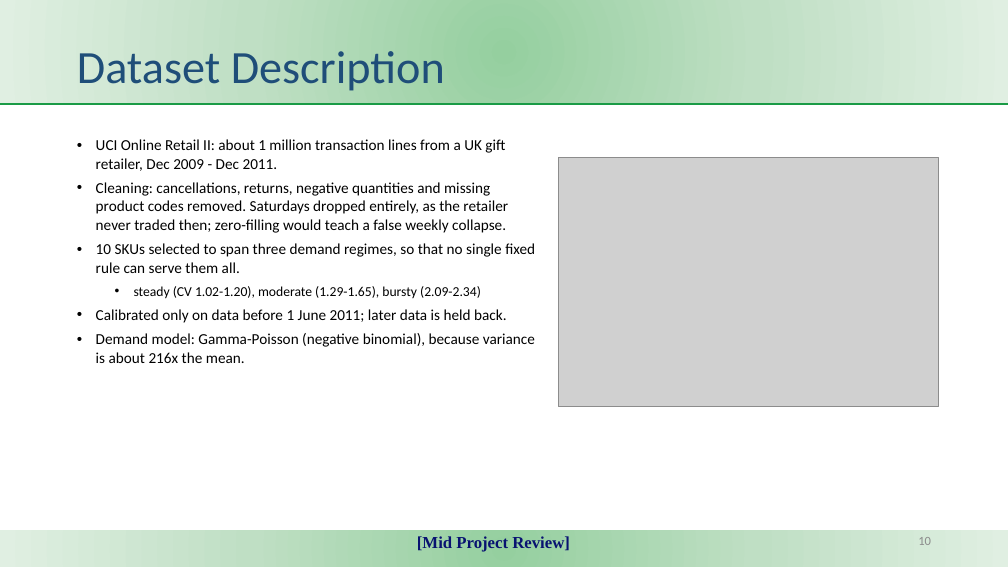
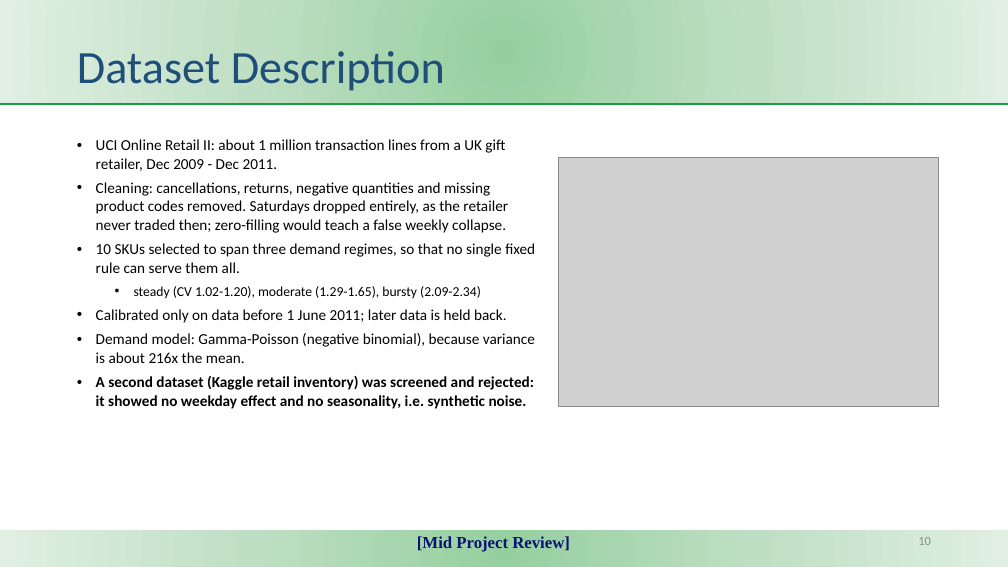
Before and after one commit to KJSK-Koushik/Supply-AI-RL-Explainable-supply-chain-Optimisation, a slide deck: slide 10 of reports/SupplyAI-RL_Mid_Project_Review.pptx. Drawn at 1008x567 pixels with LibreOffice and Linux fonts; fonts in the diff are those of the drawing; grey boxes stand for pictures. Boxes give left, top, right and bottom in pixels: in the first picture for what was removed or moved away, otherwise in the second. Text is boxed around its words. In the diff, an @@ line names an element or a change of style, - is before the commit and + after.

```diff
--- a/reports/SupplyAI-RL_Mid_Project_Review.pptx
+++ b/reports/SupplyAI-RL_Mid_Project_Review.pptx
@@ text at bbox=[96, 376, 534, 409]: paragraph added @@
+• A second dataset (Kaggle retail inventory) was screened and rejected: it showed no weekday effect and no seasonality, i.e. synthetic noise.
```
Also in this commit, not shown: 7 other slides changed, 1 slide removed, 5 other files.
